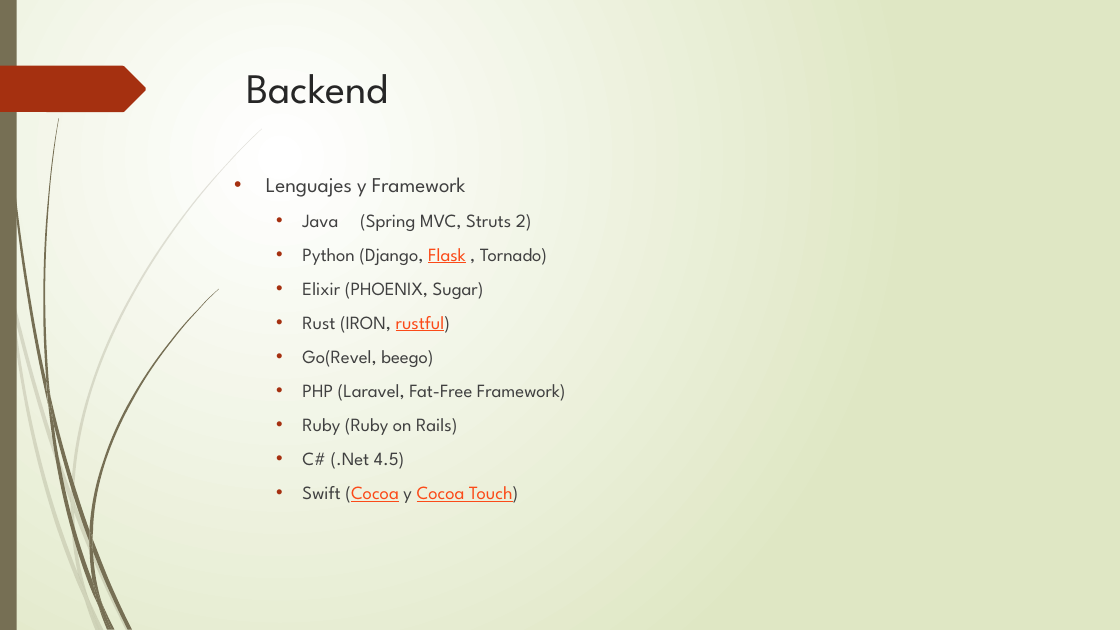
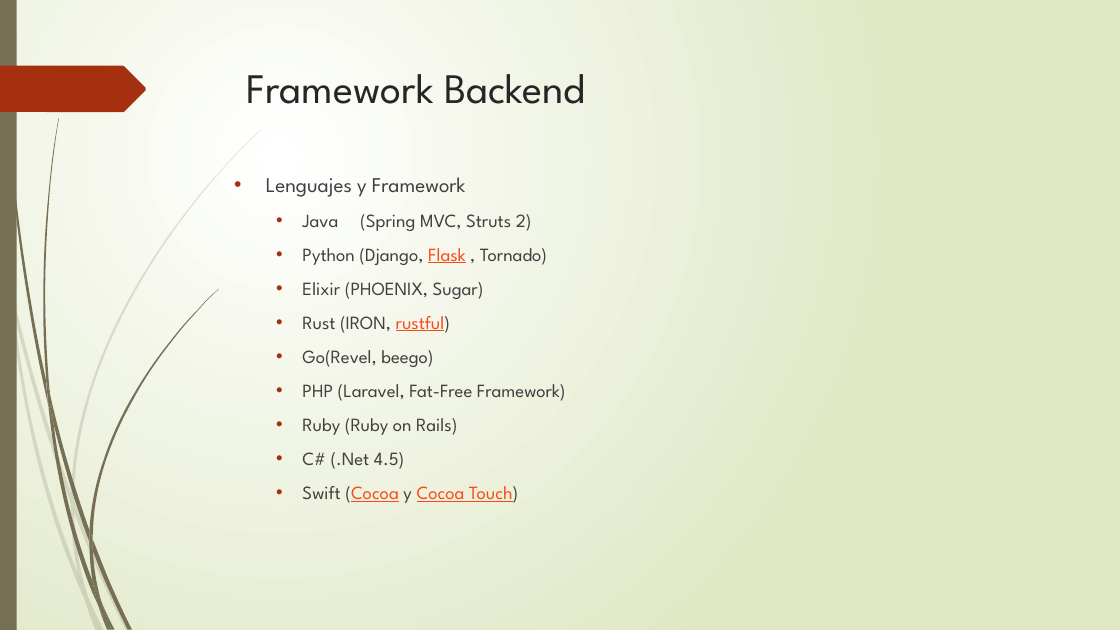
Before and after one commit to mickyys/ppt, a slide deck: slide 10 of Frontend.pptx (slide 9 before the commit). Drawn at 1120x630 pixels with LibreOffice and Linux fonts; fonts in the diff are those of the drawing. Boxes give left, top, right and bottom in pixels: in the first picture for what was removed or moved away, otherwise in the second. Text is boxed around its words. In the diff, an @@ line names an element or a change of style, - is before the commit and + after.

```diff
--- a/Frontend.pptx
+++ b/Frontend.pptx
@@ title at box(247, 74, 585, 104): text changed @@
-Backend
+Framework Backend
```
Also in this commit, not shown: 8 other slides changed, 5 slides added, 3 slides removed.
